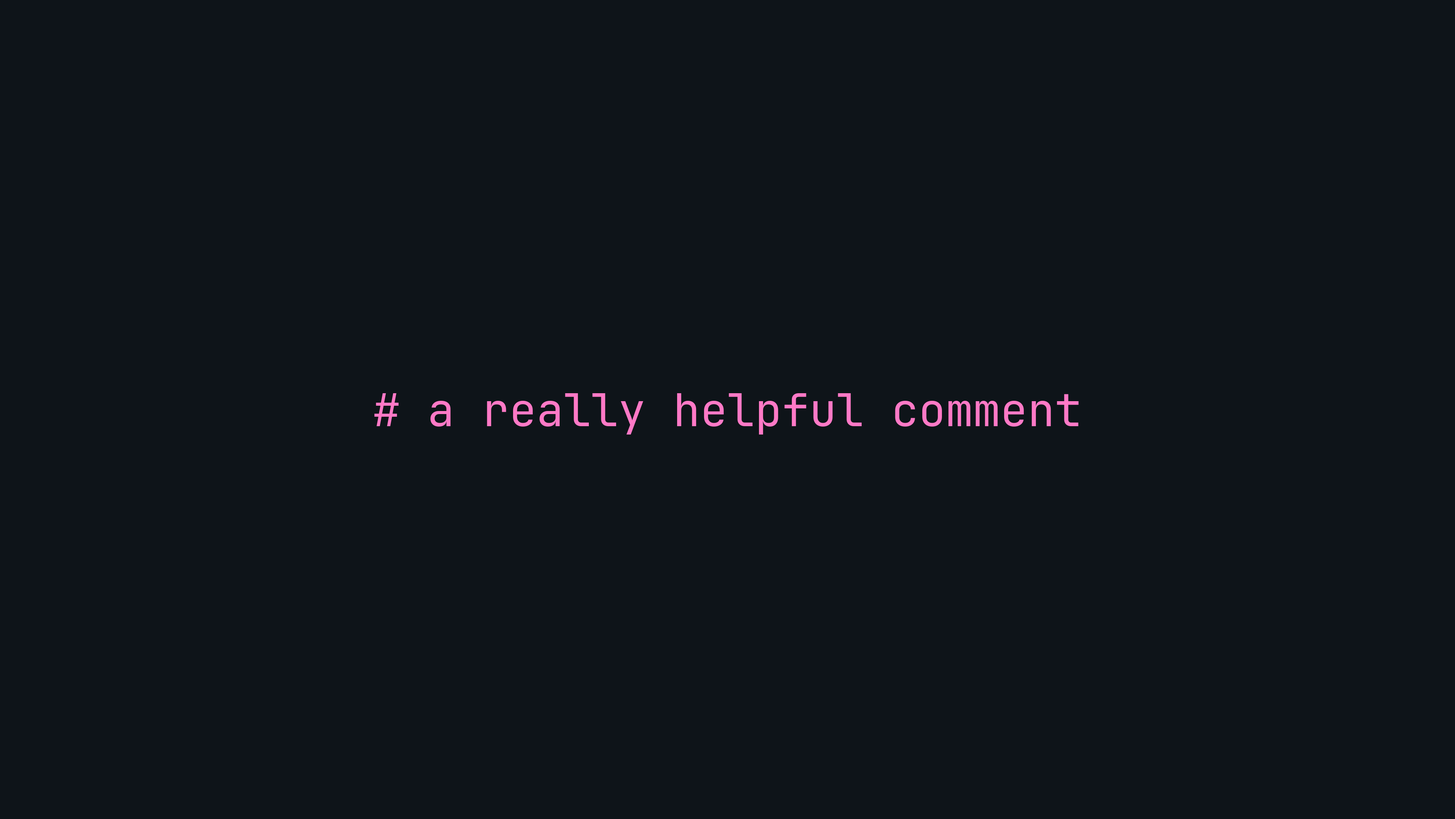
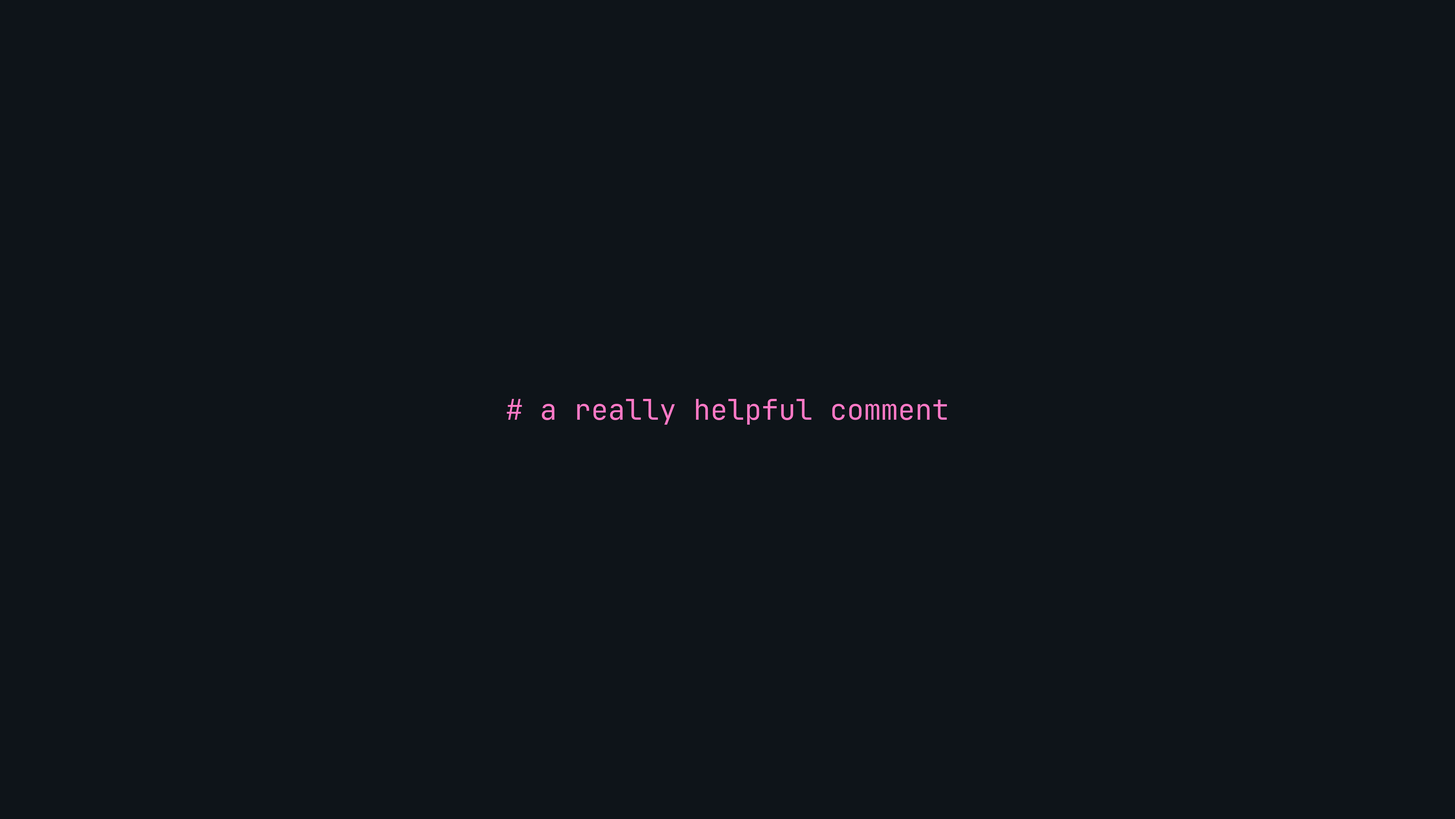
Layered file, before and after one edit (w=1455, h=819). Changes by layer:
painted on "# a really helpful comment" over <box>374,393,1079,435</box>
